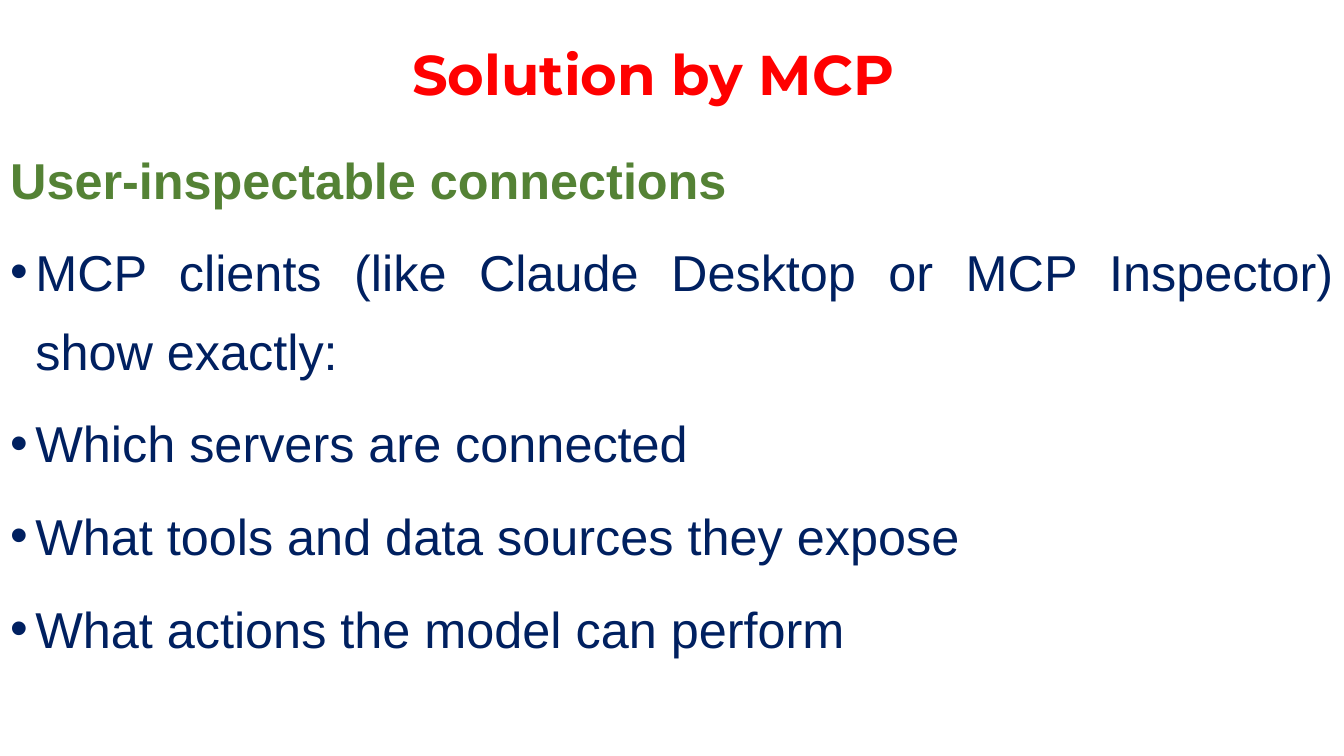
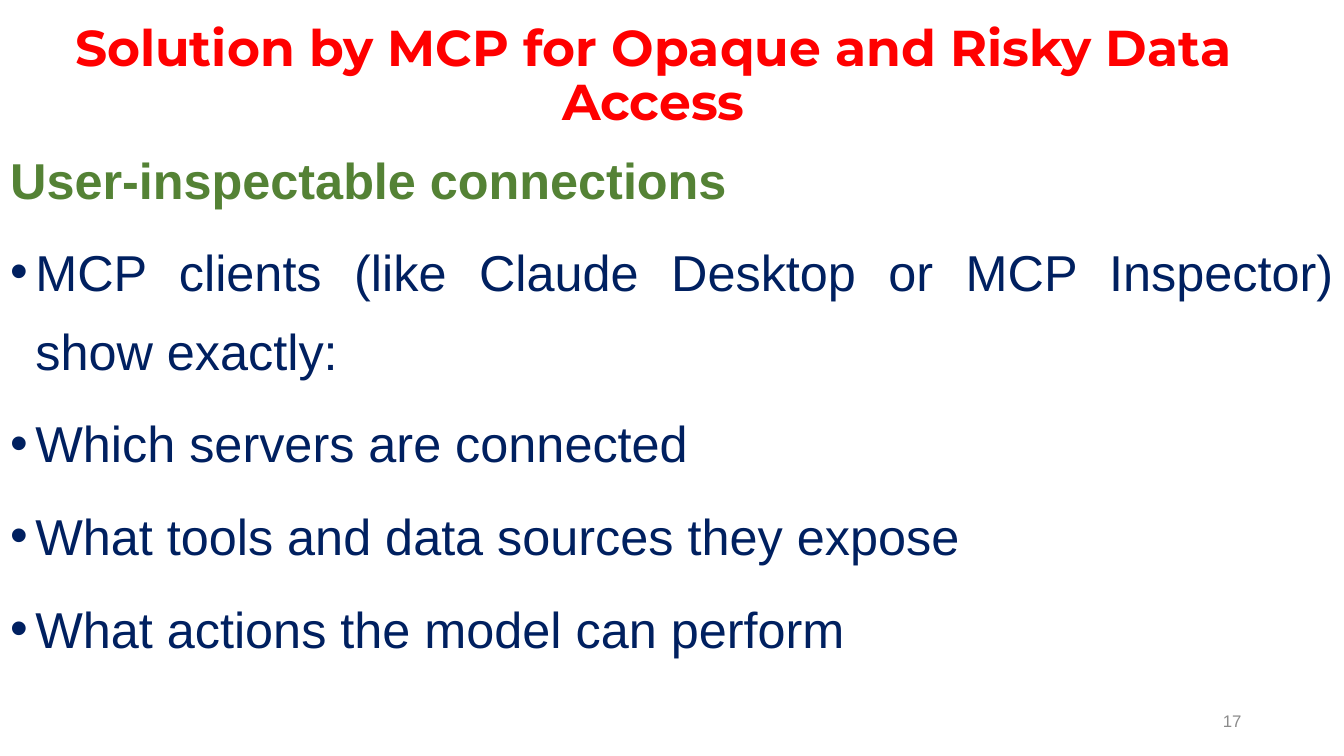
Before and after one commit to janakimeena/Building-Agents-with-MCP, a slide deck: slide 17 of Model Context Protocol Introduction.pptx (slide 13 before the commit). Drawn at 1344x756 pixels with LibreOffice and Linux fonts; fonts in the diff are those of the drawing. Boxes give left, top, right and bottom in pixels: in the first picture for what was removed or moved away, otherwise in the second. Text is boxed around its words. In the diff, an @@ line names an element or a change of style, - is before the commit and + after.

```diff
--- a/Model Context Protocol Introduction.pptx
+++ b/Model Context Protocol Introduction.pptx
@@ title at (75, 26, 1232, 121): text changed; size 40 to 36 pt @@
-Solution by MCP
+Solution by MCP for Opaque and Risky Data Access
@@ page number added at (1223, 715, 1242, 727), 12 pt, text #8C8C8C @@
+17
```
Also in this commit, not shown: 42 other slides changed, 2 slides added, 4 slides removed, 2 other files.
